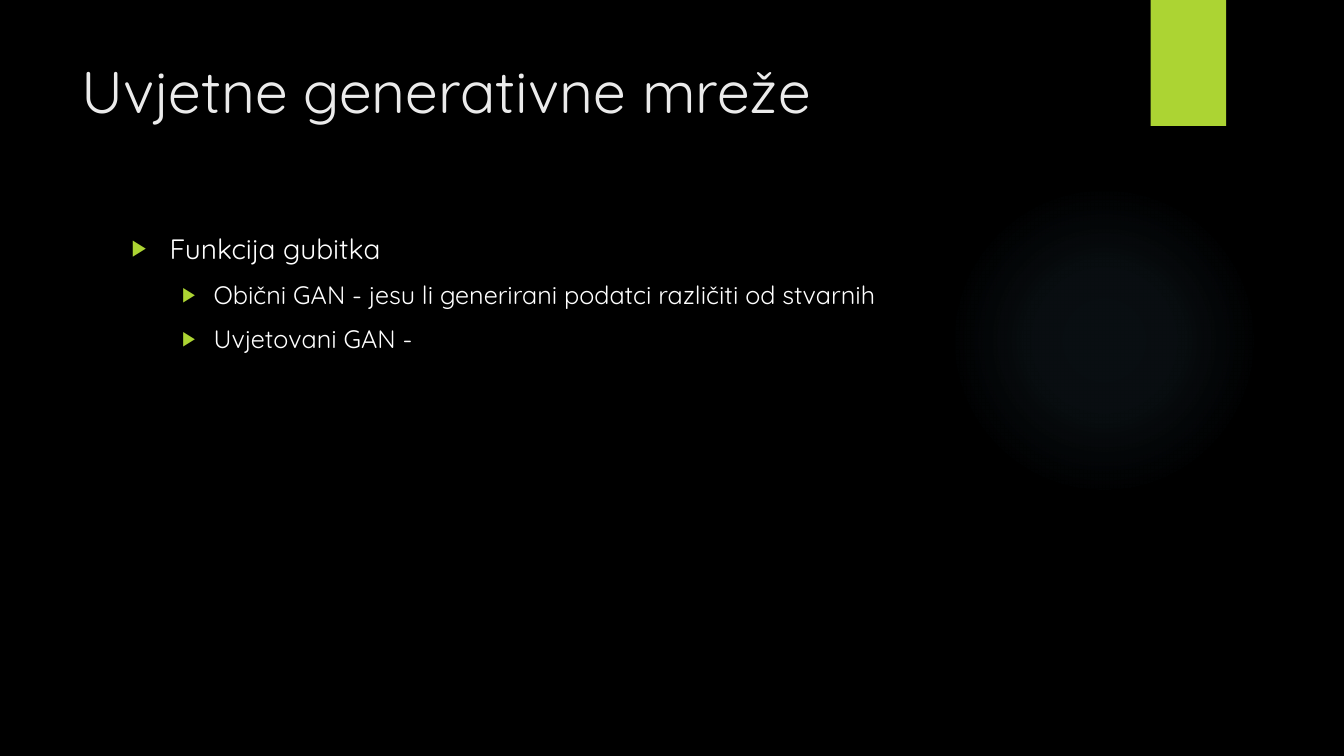
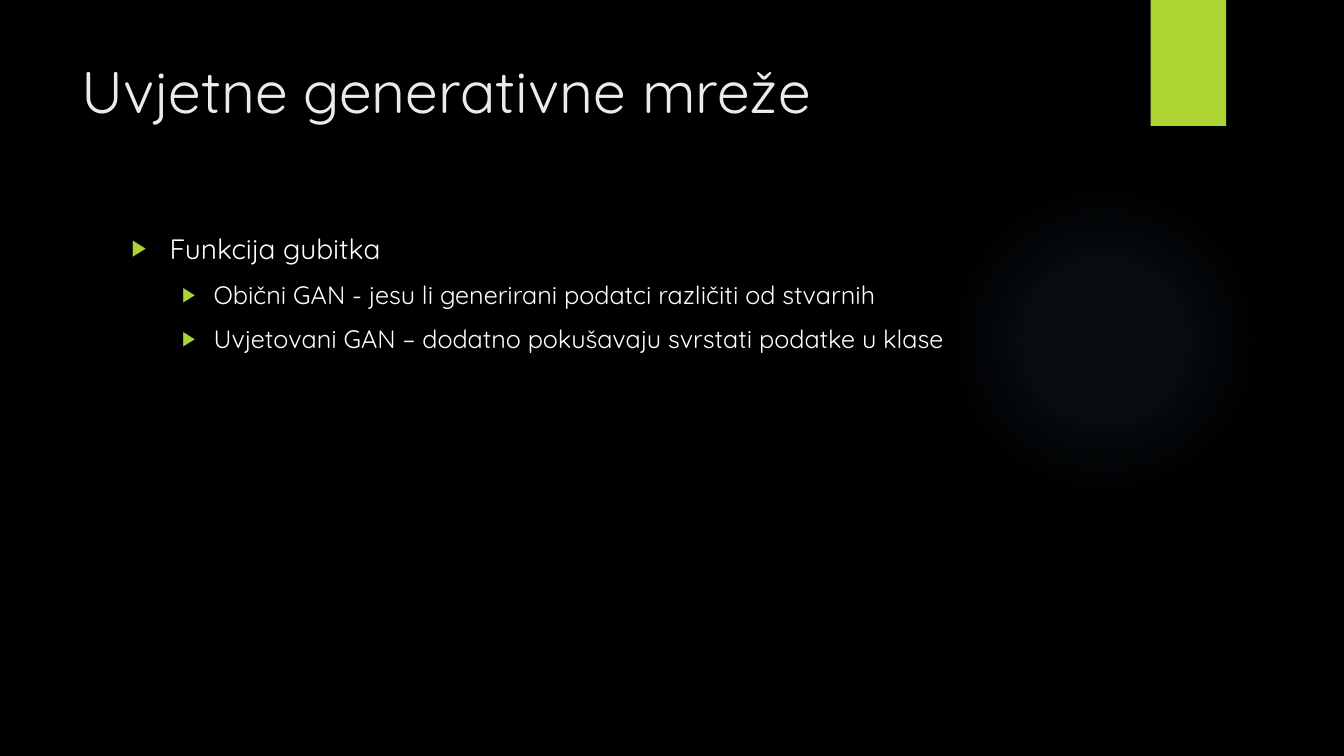
Before and after one commit to v-silverfin/fer-graduate-seminar, a slide deck: slide 10 of kvukic-seminar-presentation-2018.pptx (slide 12 before the commit). Drawn at 1344x756 pixels with LibreOffice and Linux fonts; fonts in the diff are those of the drawing; background and template pictures are left out. Boxes give left, top, right and bottom in pixels: in the first picture for what was removed or moved away, otherwise in the second. Text is boxed around its words. In the diff, an @@ line names an element or a change of style, - is before the commit and + after.

```diff
--- a/kvukic-seminar-presentation-2018.pptx
+++ b/kvukic-seminar-presentation-2018.pptx
@@ text at [214, 329, 943, 353]: text changed @@
-  ▶ Uvjetovani GAN -
+  ▶ Uvjetovani GAN – dodatno pokušavaju svrstati podatke u klase
```
Also in this commit, not shown: 14 other slides changed, 2 slides added, 4 slides removed, 4 other files.
